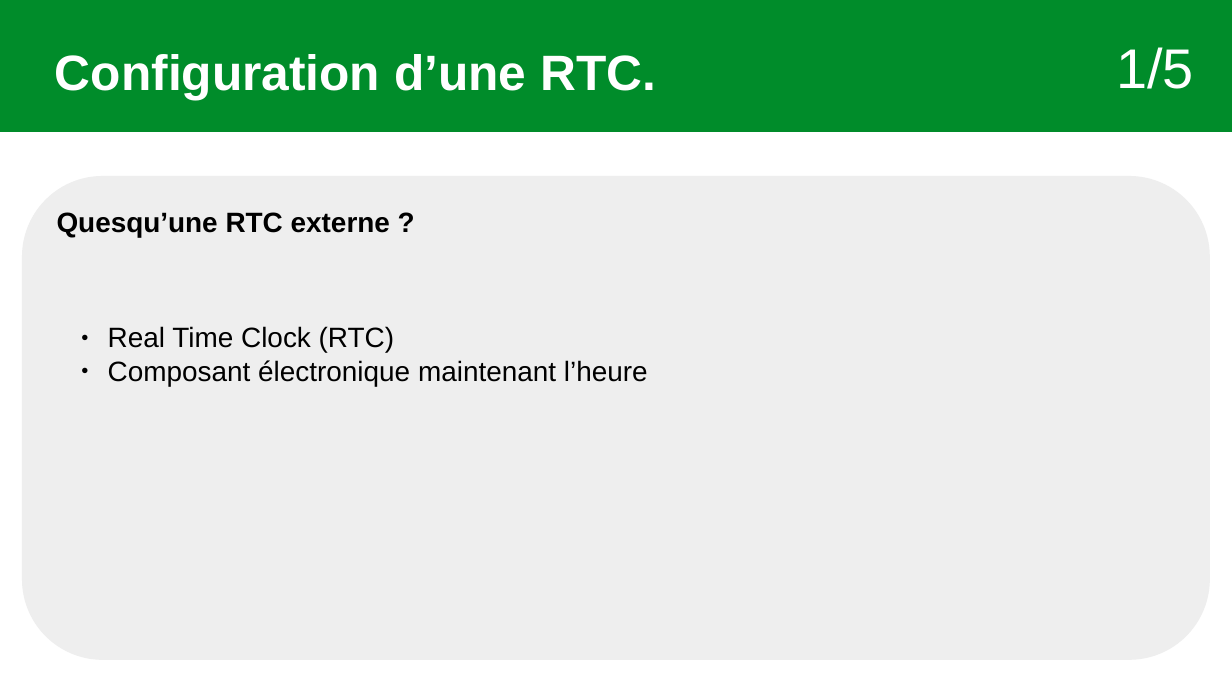
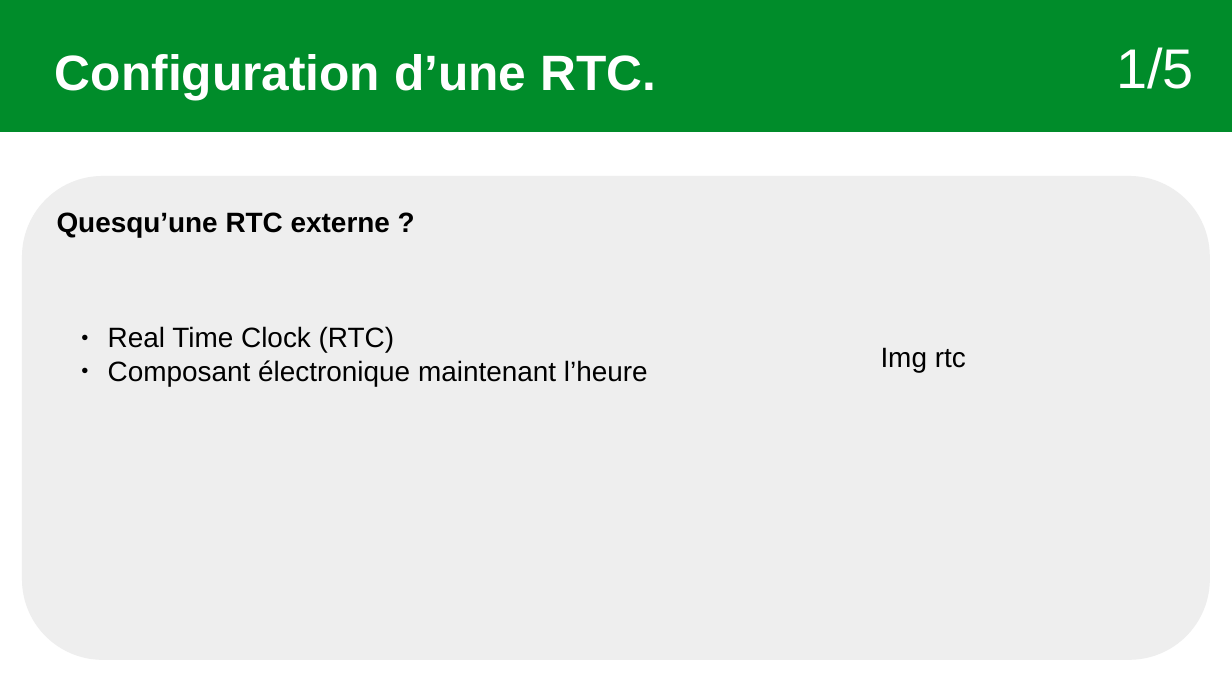
Before and after one commit to Sauvage89/sechoir-houblon, a slide deck: slide 4 of doc/diaporama/revu2/revu2_sauvage.odp. Drawn at 1232x693 pixels with LibreOffice and Linux fonts; fonts in the diff are those of the drawing. Boxes give left, top, right and bottom in pixels: in the first picture for what was removed or moved away, otherwise in the second. Text is boxed around its words. In the diff, an @@ line names an element or a change of style, - is before the commit and + after.

```diff
--- a/doc/diaporama/revu2/revu2_sauvage.odp
+++ b/doc/diaporama/revu2/revu2_sauvage.odp
@@ text added at (x1=881, y1=347, x2=966, y2=372), 18 pt, text #000000 @@
+Img rtc
```
Also in this commit, not shown: 11 other slides changed.
